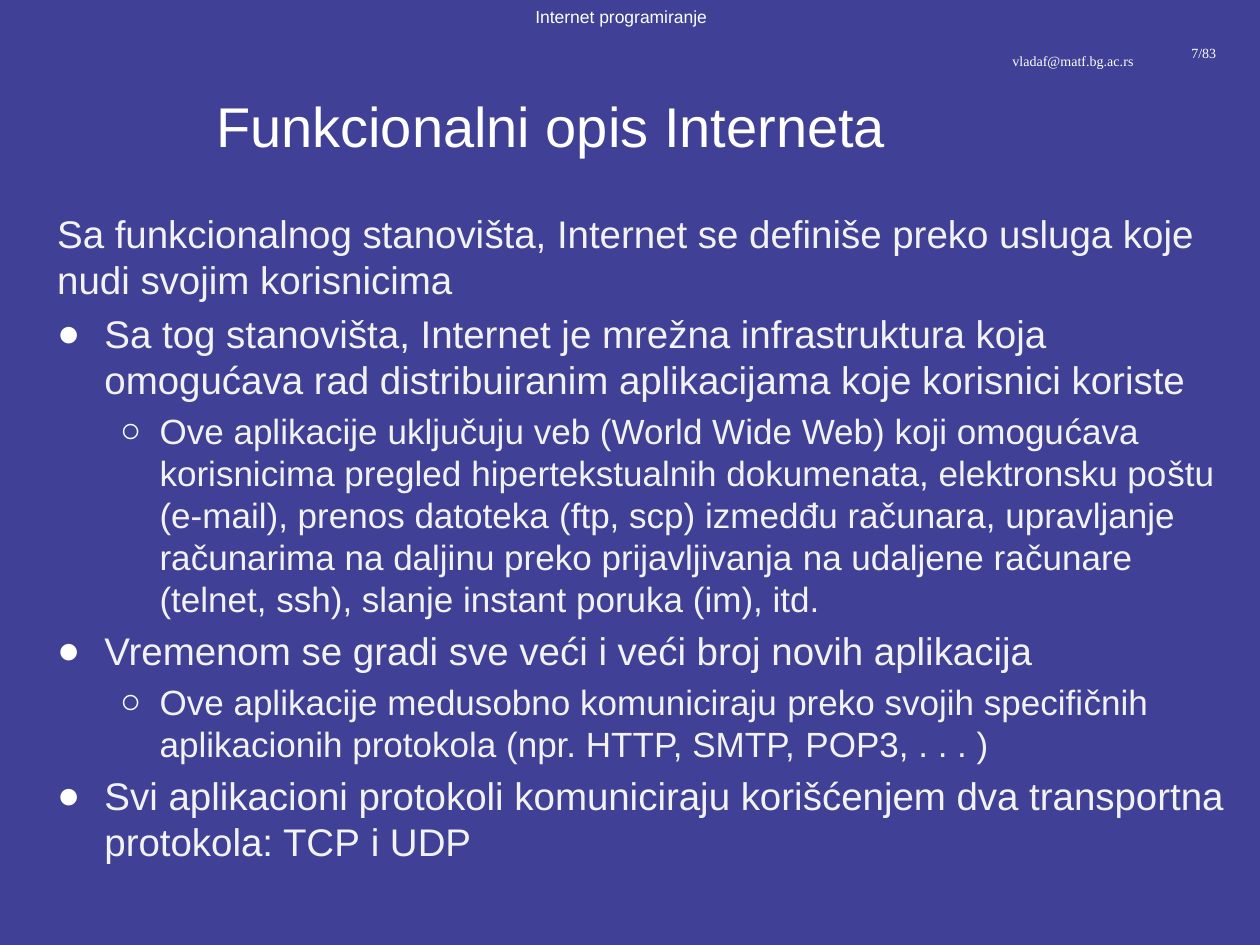
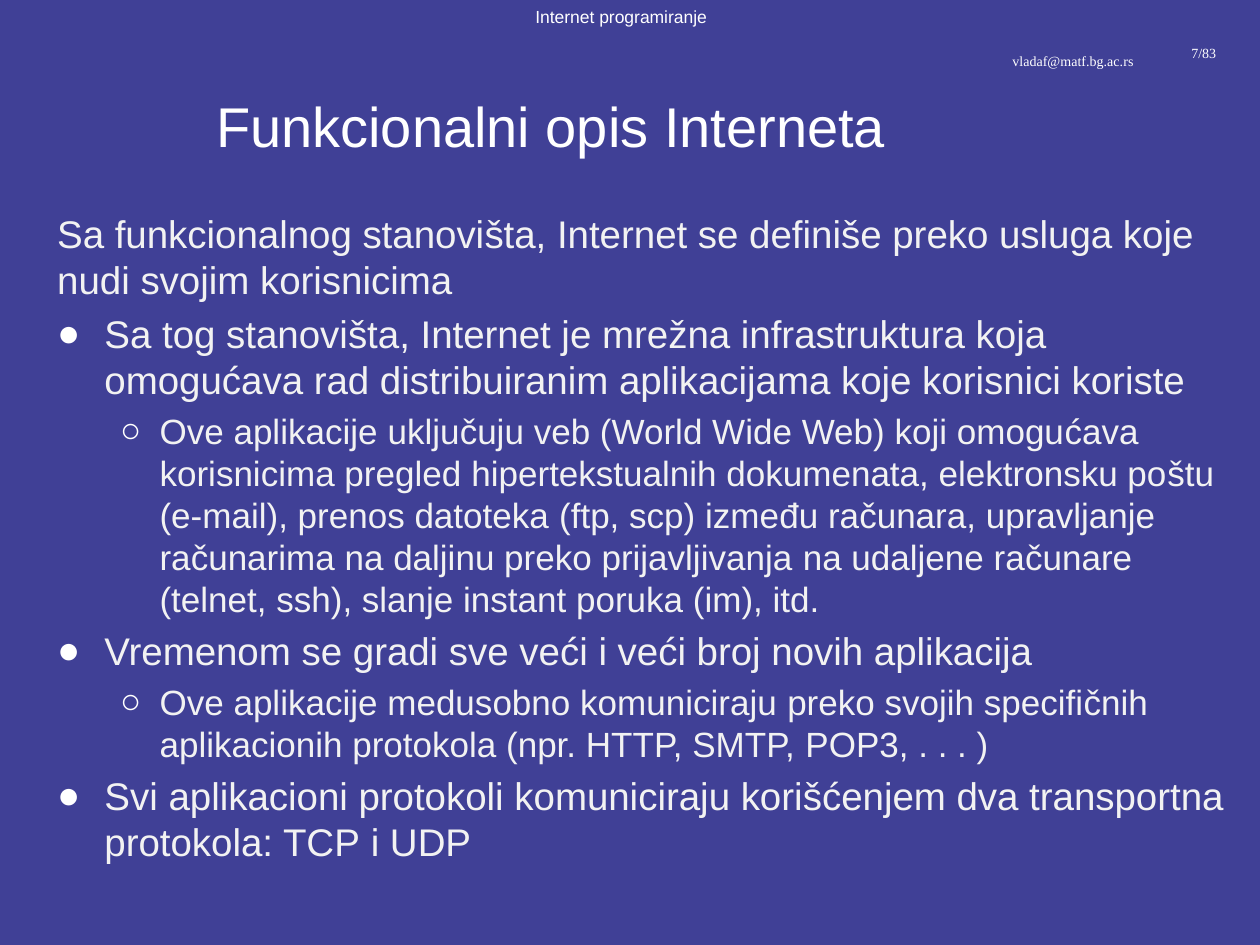
Before and after one commit to pmfbl-ip/IP, a slide deck: slide 7 of predavanja/prezentacije/IP01-02-Uvod u Internet.pptx. Drawn at 1260x945 pixels with LibreOffice and Linux fonts; fonts in the diff are those of the drawing; background and template pictures are left out. Boxes give left, top, right and bottom in pixels: in the first picture for what was removed or moved away, otherwise in the second. Text is boxed around its words. In the diff, an @@ line names an element or a change of style, - is before the commit and + after.

```diff
--- a/predavanja/prezentacije/IP01-02-Uvod u Internet.pptx
+++ b/predavanja/prezentacije/IP01-02-Uvod u Internet.pptx
@@ text at (160, 418, 1214, 619): text changed @@
-  ○ Ove aplikacije uključuju veb (World Wide Web) koji omogućava korisnicima pregled hipertekstualnih dokumenata, elektronsku poštu (e-mail), prenos datoteka (ftp, scp) izmedđu računara, upravljanje računarima na daljinu preko prijavljivanja na udaljene računare (telnet, ssh), slanje instant poruka (im), itd.
+  ○ Ove aplikacije uključuju veb (World Wide Web) koji omogućava korisnicima pregled hipertekstualnih dokumenata, elektronsku poštu (e-mail), prenos datoteka (ftp, scp) između računara, upravljanje računarima na daljinu preko prijavljivanja na udaljene računare (telnet, ssh), slanje instant poruka (im), itd.
```
Also in this commit, not shown: 2 other slides changed, 1 other file.
